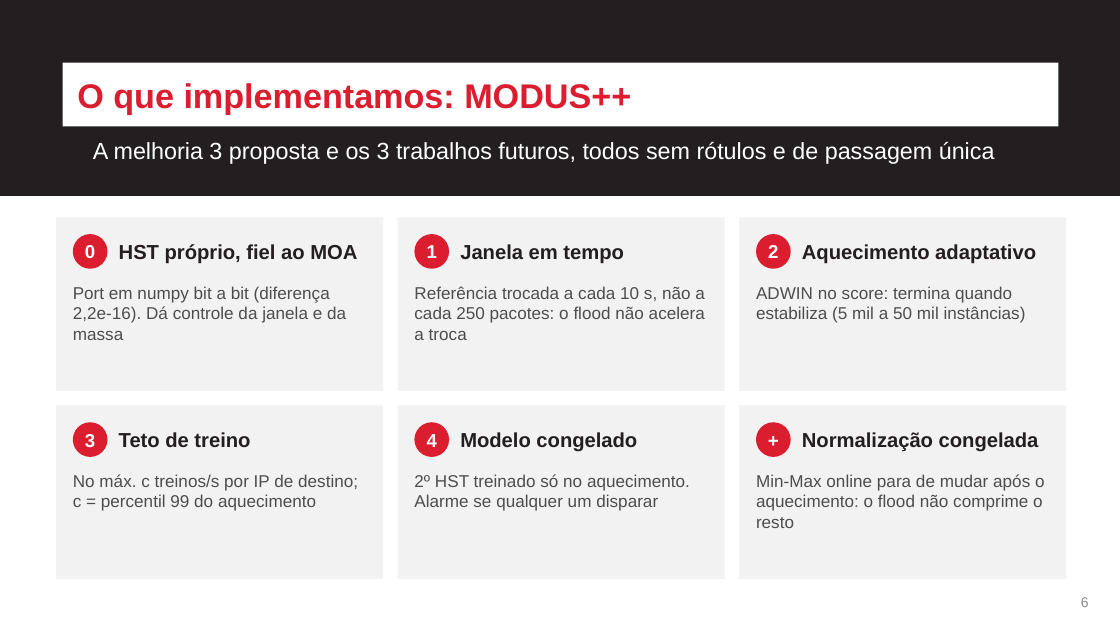
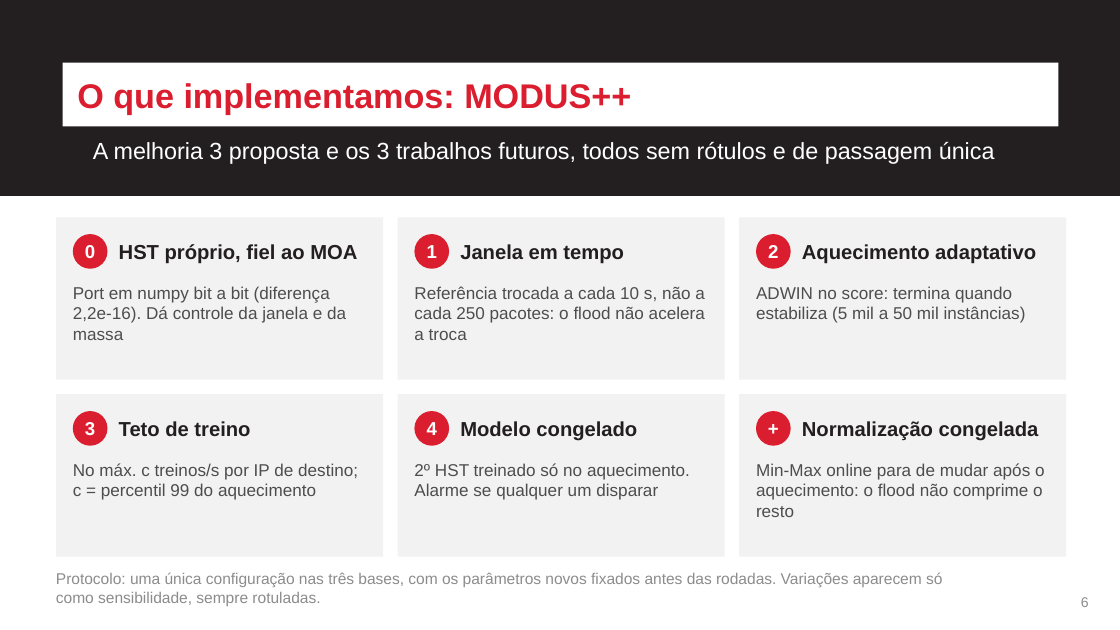
Before and after one commit to pedro664/replicacao-modus, a slide deck: slide 6 of Replicacao_MODUS_CIn_Etapa2.pptx. Drawn at 1120x630 pixels with LibreOffice and Linux fonts; fonts in the diff are those of the drawing. Boxes give left, top, right and bottom in pixels: in the first picture for what was removed or moved away, otherwise in the second. Text is boxed around its words. In the diff, an @@ line names an element or a change of style, - is before the commit and + after.

```diff
--- a/Replicacao_MODUS_CIn_Etapa2.pptx
+++ b/Replicacao_MODUS_CIn_Etapa2.pptx
@@ rectangle: place and size @@
-rectangle at (56, 405, 383, 579)
+rectangle at (56, 394, 383, 557)
@@ rectangle: place and size @@
-rectangle at (398, 405, 725, 579)
+rectangle at (398, 394, 725, 557)
@@ rectangle: place and size @@
-rectangle at (739, 405, 1066, 579)
+rectangle at (739, 394, 1066, 557)
@@ 3 ellipses, 3 texts: place and size @@
-3 ellipses, 3 texts at (73, 422, 1039, 457)
+3 ellipses, 3 texts at (73, 411, 1039, 446)
@@ text "No máx. c treinos/s por ...": place and size @@
-text "No máx. c treinos/s por ..." at (73, 474, 358, 511)
+text "No máx. c treinos/s por ..." at (73, 463, 358, 500)
@@ text "2º HST treinado só no ...": place and size @@
-text "2º HST treinado só no ..." at (414, 474, 690, 511)
+text "2º HST treinado só no ..." at (414, 463, 690, 500)
@@ text "Min-Max online para de mudar ...": place and size @@
-text "Min-Max online para de mudar ..." at (756, 474, 1045, 528)
+text "Min-Max online para de mudar ..." at (756, 463, 1045, 517)
@@ text added at (56, 572, 942, 606), 10 pt, text #8C8C8C @@
+Protocolo: uma única configuração nas três bases, com os parâmetros novos fixados antes das rodadas. Variações aparecem só como sensibilidade, sempre rotuladas.
```
Also in this commit, not shown: 6 other slides changed, 1 slide added, 1 other file.
